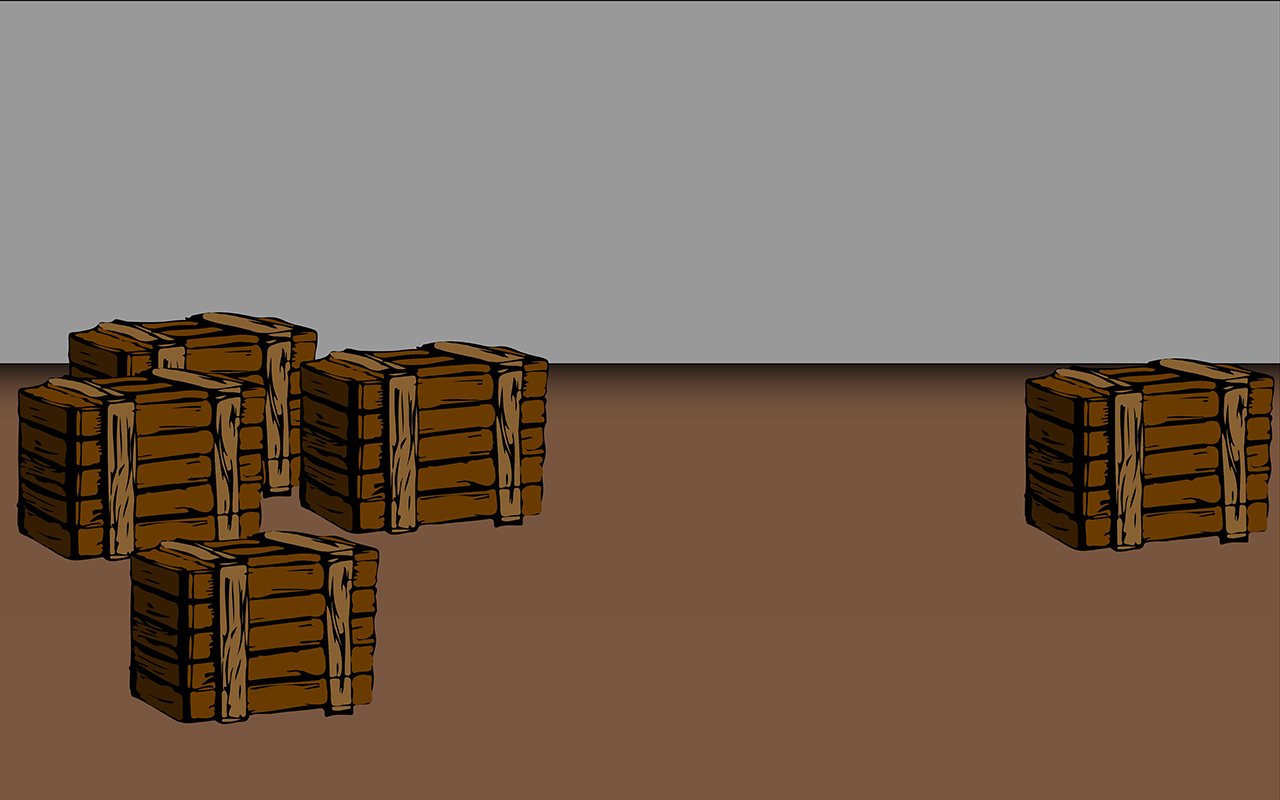
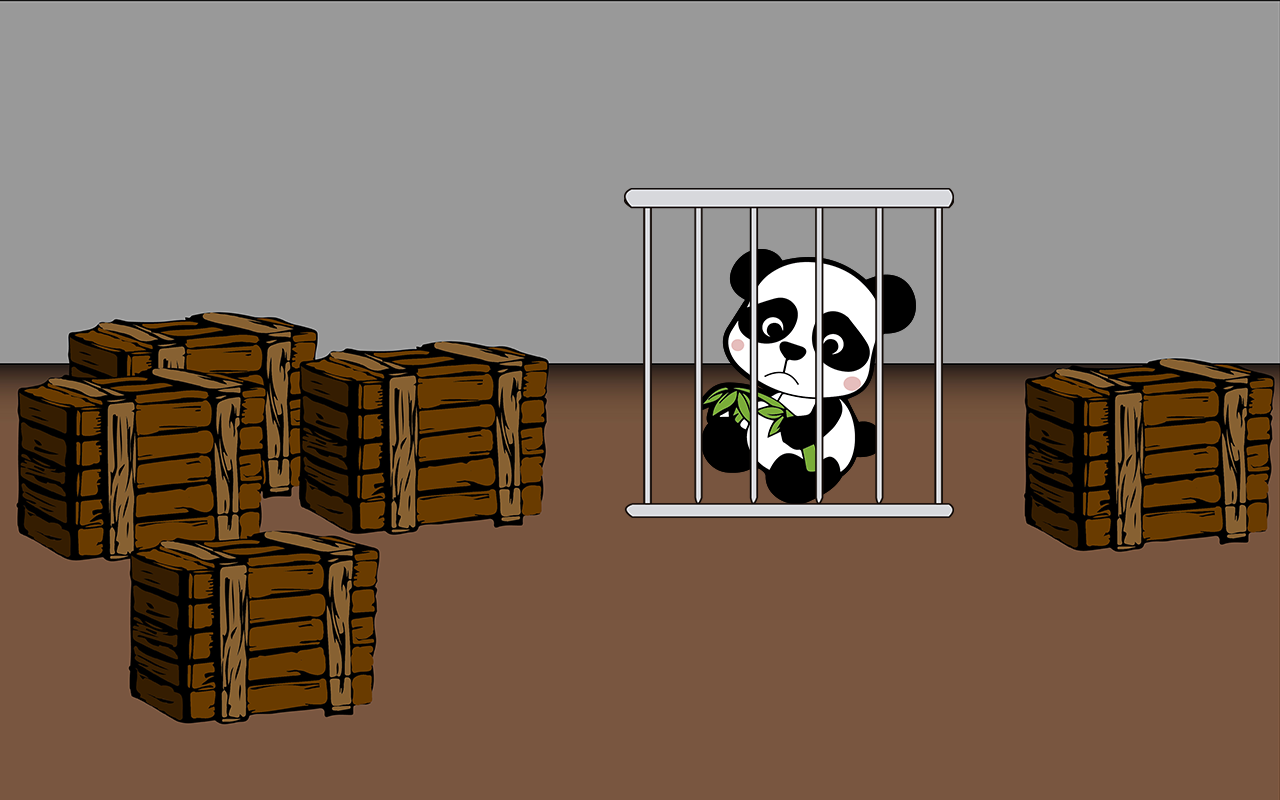
The second (1280, 800) image is a revision of the first. Changes to its layers:
added layer "cellB" above "cell" over <box>624,188,954,518</box>
added layer "cell" above "bearS" over <box>624,195,954,511</box>
added layer "bearS" above "bearH" over <box>696,249,916,504</box>
added layer "bearH" above "FondoJaulaOso" over <box>696,249,916,504</box>
